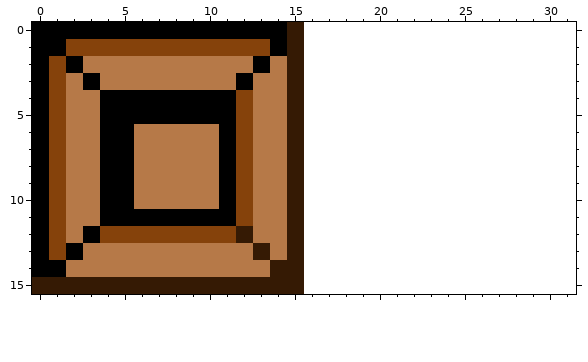
Pixel-art sprite: images/box.png. The picture above was drawn from the file before the commit.
The file is 64x64 pixels, drawn in blocks of 4x4; one block is one cell here. The old version is drawn lined up with the new one, on the new canvas.
And afterwards:
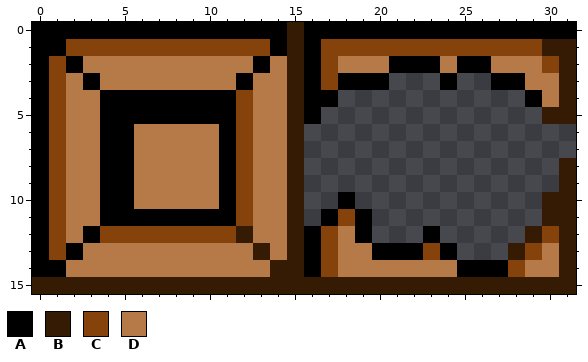
Palette (. is transparent): A #000000  B #351a04  C #85420b  D #b67948
From old to new:
canvas 16x16 -> 32x16
The author put colour A in row 0 at x 16 to 31; in row 1 at x 16; in row 2 at x 16, 21 to 23 and 25 to 26; in row 3 at x 16, 18 to 20, 24 and 27 to 28; in row 4 at x 16 to 17 and 29; in row 5 at x 16.
The author put colour A in row 10 at x 18; in row 11 at x 17 and 19; in row 12 at x 16, 19 and 23; in row 13 at x 16, 20 to 22 and 24; in row 14 at x 16 and 25 to 27.
The author put colour B in row 1 at x 30 to 31; in rows 2 to 4 at x 31; in row 5 at x 30 to 31; in rows 8 to 9 at x 31; in rows 10 to 11 at x 30 to 31; in row 12 at x 29 and 31.
The author put colour B in row 13 at x 28 and 31; in row 14 at x 31; in row 15 at x 16 to 31.
The author put colour C in row 1 at x 17 to 29; in row 2 at x 17 and 30; in row 3 at x 17; in row 11 at x 18; in row 12 at x 17 and 30; in row 13 at x 17, 23 and 29.
The author put colour C in row 14 at x 17 and 28.
The author put colour D in row 2 at x 18 to 20, 24 and 27 to 29; in row 3 at x 29 to 30; in row 4 at x 30; in row 12 at x 18; in row 13 at x 18 to 19 and 30; in row 14 at x 18 to 24 and 29 to 30.
Pixel boxes of the changes (left, top, right, bottom) in both pictures:
added: (304, 22, 576, 294)
